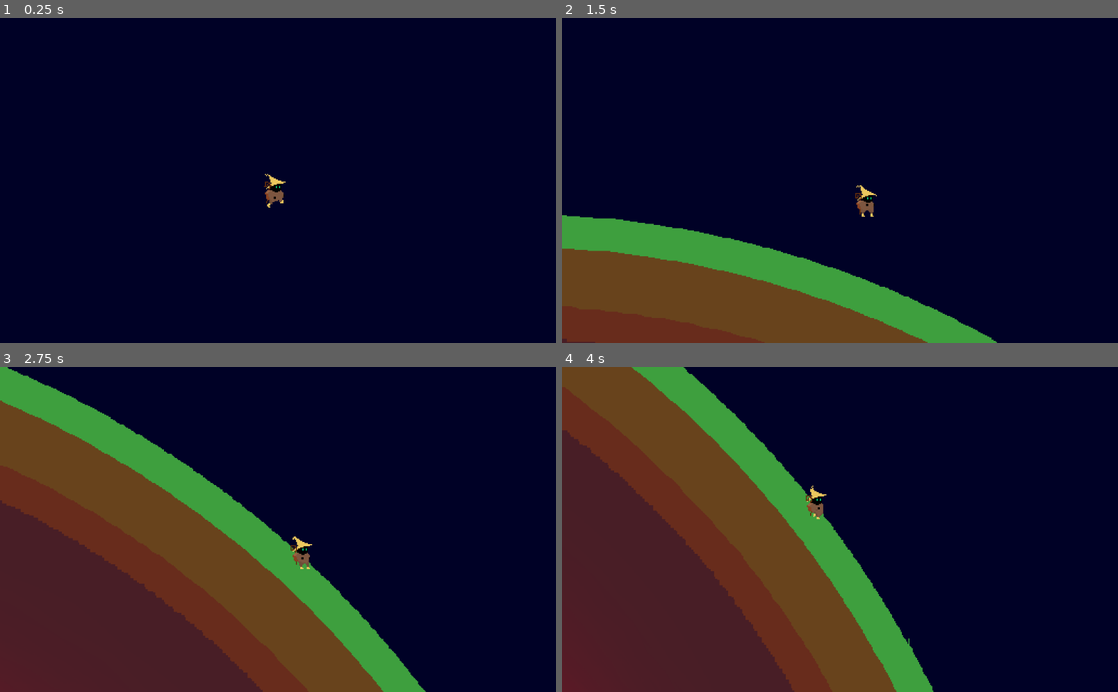
Above: before the commit, frames 1-4 (two rows, left to right).
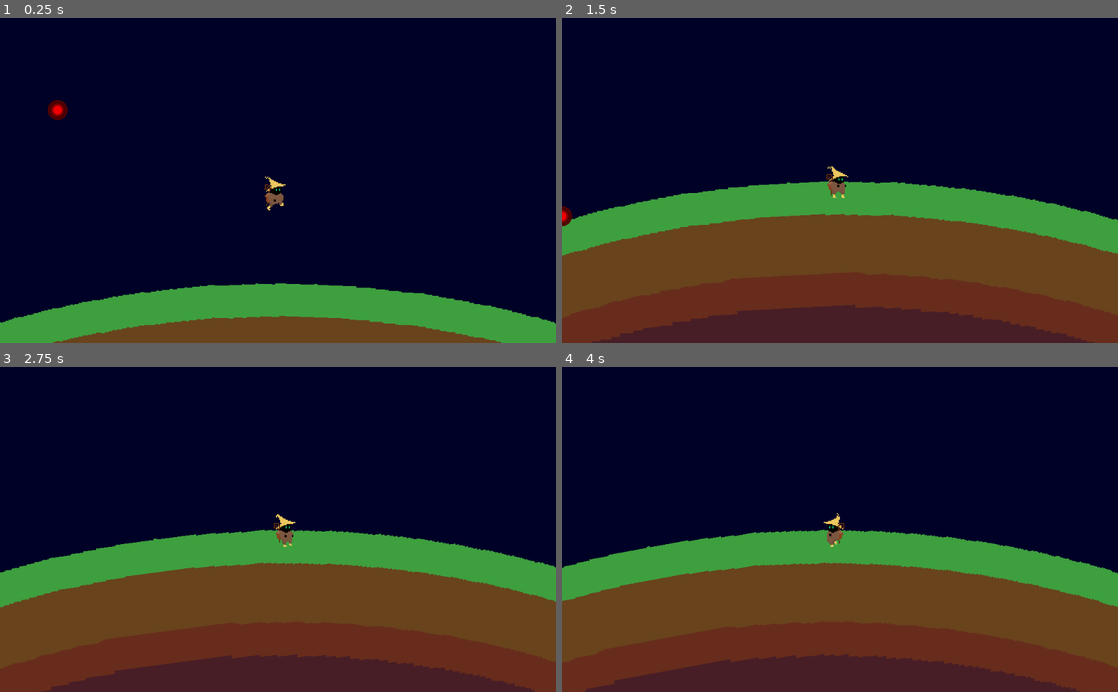
Above: after the commit, the same moments.

Repository: leorr/space
Game: Godot game, scene res://Scenes/Test_Level.tscn
Two runs of this game, one before a commit and one after it. Both use one fixed random seed, a clock stepped at 60 frames per second and the inputs below.
Inputs:
- Up to frame 1 (0.25 s): no input
- Up to frame 2 (1.5 s): hold Right (ui_right) 0.53-1.28 s; tap X (ui_jump) at 0.6, 0.77, 1.07, 1.35 s; hold Down (ui_down) from 1.28 s (still down)
- Up to frame 3 (2.75 s): tap X (ui_jump) at 1.52, 1.82, 2.1 s; release Down (ui_down) at 2.03 s; hold Right (ui_right) from 2.03 s (still down)
- Up to frame 4 (4 s): tap X (ui_jump) at 2.85, 3.02, 3.32, 3.6, 3.77 s; release Right (ui_right) at 3.53 s; hold Left (ui_left) from 3.53 s (still down)

The runs differ from the first frame. In frame 1, 15% of the frame differs, in the area x 0-100%, y 25-100%; in frame 2, 37%; in frame 3, 52%; in frame 4, 57%, in the area x 0-100%, y 0-100%.

Commit message:
2020/07/01 17:46

Diff:
--- a/Scenes/Planet.tscn
+++ b/Scenes/Planet.tscn
@@ -1,7 +1,6 @@
-[gd_scene load_steps=6 format=2]
+[gd_scene load_steps=5 format=2]
 
 [ext_resource path="res://Assets/planet.png" type="Texture" id=1]
-[ext_resource path="res://Scripts/old_shit/Gravity.gd" type="Script" id=2]
 
 [sub_resource type="PhysicsMaterial" id=1]
 
@@ -25,13 +24,12 @@
 shape = SubResource( 2 )
 
 [node name="Gravity" type="Area2D" parent="."]
+position = Vector2( -7, 0 )
 space_override = 1
 gravity_point = true
-gravity_distance_scale = 0.002
 gravity_vec = Vector2( 0, 0 )
-gravity = 1024.0
-script = ExtResource( 2 )
+gravity = 900.0
 
 [node name="Gravity_Area" type="CollisionShape2D" parent="Gravity"]
-scale = Vector2( 4000, 4000 )
+scale = Vector2( 500, 500 )
 shape = SubResource( 3 )
--- a/Scenes/Player.tscn
+++ b/Scenes/Player.tscn
@@ -17,6 +17,7 @@
 [ext_resource path="res://Assets/player/Walking5.png" type="Texture" id=16]
 
 [sub_resource type="PhysicsMaterial" id=1]
+absorbent = true
 
 [sub_resource type="SpriteFrames" id=2]
 animations = [ {
@@ -31,14 +32,12 @@
 "speed": 5.0
 } ]
 
-[sub_resource type="RectangleShape2D" id=3]
+[sub_resource type="CircleShape2D" id=3]
 
 [node name="Player" type="RigidBody2D"]
 mode = 2
 mass = 80.0
 physics_material_override = SubResource( 1 )
-gravity_scale = 8.0
-continuous_cd = 1
 contacts_reported = 10
 contact_monitor = true
 can_sleep = false
@@ -50,9 +49,10 @@
 animation = "Walking"
 frame = 6
 playing = true
+flip_h = true
 
 [node name="CollisionShape2D" type="CollisionShape2D" parent="."]
-position = Vector2( -3, 3 )
+position = Vector2( 0, 6 )
 shape = SubResource( 3 )
 
 [node name="Camera2D" type="Camera2D" parent="."]
--- a/Scenes/Test_Ball.tscn
+++ b/Scenes/Test_Ball.tscn
@@ -1,17 +1,22 @@
-[gd_scene load_steps=3 format=2]
+[gd_scene load_steps=4 format=2]
 
 [ext_resource path="res://Assets/planet.png" type="Texture" id=1]
 
+[sub_resource type="PhysicsMaterial" id=2]
+friction = 0.1
+bounce = 0.5
+
 [sub_resource type="CircleShape2D" id=1]
-radius = 515.0
+radius = 9.16165
 
 [node name="Test_Ball" type="RigidBody2D"]
-mass = 30.0
+mass = 2.0
+physics_material_override = SubResource( 2 )
 
 [node name="CollisionShape2D" type="CollisionShape2D" parent="."]
 shape = SubResource( 1 )
 
 [node name="Sprite" type="Sprite" parent="."]
 modulate = Color( 1, 0, 0, 0.937255 )
-scale = Vector2( 0.166, 0.166 )
+scale = Vector2( 0.01, 0.01 )
 texture = ExtResource( 1 )
--- a/Scenes/Test_Level.tscn
+++ b/Scenes/Test_Level.tscn
@@ -1,19 +1,16 @@
-[gd_scene load_steps=3 format=2]
+[gd_scene load_steps=4 format=2]
 
 [ext_resource path="res://Scenes/Planet.tscn" type="PackedScene" id=1]
 [ext_resource path="res://Scenes/Player.tscn" type="PackedScene" id=2]
+[ext_resource path="res://Scenes/Test_Ball.tscn" type="PackedScene" id=3]
 
 [node name="Root" type="Node2D"]
 
+[node name="Planet" parent="." instance=ExtResource( 1 )]
+position = Vector2( 2650.4, -659.921 )
+
 [node name="Player" parent="." instance=ExtResource( 2 )]
-position = Vector2( 2601.73, -705.212 )
-z_index = 99
-run_speed = 400.0
-air_speed = 10.0
-jump_force = 500.0
+position = Vector2( 2611.02, -1689.95 )
 
-[node name="Planet2" parent="." instance=ExtResource( 1 )]
-show_behind_parent = true
-light_mask = 2
-position = Vector2( 2620.64, 433.413 )
-z_index = -4096
+[node name="Test_Ball" parent="." instance=ExtResource( 3 )]
+position = Vector2( 2400.71, -1757.83 )
--- a/Scripts/RigidPlayer.gd
+++ b/Scripts/RigidPlayer.gd
@@ -1,7 +1,6 @@
 extends RigidBody2D
 
 onready var planets = get_tree().get_nodes_in_group("Planet")
-onready var gravity = (get_position() - planets[0].get_position()).normalized()
 onready var animator = get_node("anim_player")
 
 enum{
@@ -14,23 +13,28 @@
 	RUN:[IDLE],
 }
 
-export var run_speed := 400.0
+export var run_speed := 4000.0
 export var air_speed := 10.0
 export var jump_force := 500.0
 
 var _state: int = IDLE
 var _pstate: int = 99
+var move_direction = Vector2()
+var flip : bool = false
 
 var states_strings := {
 	IDLE: "idle",
 	RUN: "run",
 }
 
+func _process(_delta):
+	move_direction = get_move_direction()
+	set_flip()
+
 func _integrate_forces(state: Physics2DDirectBodyState) -> void:
 	#var grounded := state.get_contact_count() > 0
-	var move_direction := get_move_direction()
-
-	print("pstate:", _pstate , " state:", _state, "\n")
+	#print("pstate:", _pstate , " state:", _state, "\n")
+	rotate((get_position() - planets[0].get_position()).normalized().angle_to(Vector2(0,-1))*-1)
 	match _state:
 		IDLE:
 			if move_direction:
@@ -38,8 +42,8 @@
 		RUN:
 			if not move_direction:
 				change_state(IDLE)
-			else:
-				state.linear_velocity = move_direction * run_speed
+			elif linear_velocity.length() < 100:
+				state.apply_central_impulse(move_direction*run_speed*0.5)
 
 func change_state(target_state: int) -> void:
 	if (not target_state in _transitions[_state]) or _pstate == _state:
@@ -54,6 +58,15 @@
 			animator.play("Idle")
 		RUN:
 			animator.play("Walking")
+
 func get_move_direction() -> Vector2:
-	return (get_position() - planets[0].get_position()).normalized().tangent() * (-Input.get_action_strength("ui_right") +Input.get_action_strength("ui_left"))
-	#here i need to get the vector tangent to the gravity.
+	return (get_position() - planets[0].get_position()).normalized().tangent() * (
+			-Input.get_action_strength("ui_right") + Input.get_action_strength("ui_left"))
+
+func set_flip() -> void:
+	if Input.is_action_pressed("ui_left"):
+		flip=1
+	elif Input.is_action_pressed("ui_right"):
+		flip=0
+	animator.set_flip_h(flip)
+	return
--- a/Scripts/State_Machine.gd
+++ /dev/null
@@ -1,39 +0,0 @@
-extends  Node
-class_name StateMachine
-
-var state = null setget set_state
-var previous_state = null
-var states = {}
-
-onready var parent = get_parent()
-
-
-func _process(delta):
-	if state != null:
-		_refresh(delta)
-		var transition = _update_state(delta)
-		if transition != null:
-			set_state(transition)
-# called every frame
-func _refresh(_delta):
-	pass
-
-func _update_state(_delta):
-	return null
-
-func _enter_state(_new_state,_old_state):
-	pass
-
-func _exit_state(_old_state,_new_state):
-	pass
-
-func set_state(new_state):
-	previous_state = state
-	state = new_state
-	if previous_state != null:
-		_exit_state(previous_state, new_state)
-	if new_state != null :
-		_enter_state(new_state,previous_state)
-
-func add_state(state_name):
-	states[state_name] = states.size()
--- a/Scripts/old_shit/Gravity.gd
+++ /dev/null
@@ -1,17 +0,0 @@
-extends Area2D
-
-#var objects = []
-#var d_sqrd
-#
-#func _physics_process(_delta):
-#	if objects.size() >= 2:
-#		d_sqrd = pow((get_position() - objects[0].get_position()).length(),2)
-#		print((get_position() - objects[0].get_position()))
-#
-#
-#
-#func _on_Gravity_body_entered(body):
-#	objects.append(body)
-#func _ready():
-#	set_gravity(20000)
-#	set_gravity_distance_scale(0.000)
--- a/Scripts/old_shit/PlayerFSM.gd
+++ /dev/null
@@ -1,46 +0,0 @@
-extends "res://Scripts/State_Machine.gd"
-
-var flip = 0
-onready var animator = parent.get_node("anim_player")
-
-func _ready():
-	add_state("idle")
-	add_state("walking")
-	call_deferred("set_state",states.idle)
-
-
-func _refresh(_delta):
-	parent.set_z_index(parent.get_position().y)
-
-func _update_state(_delta):
-	match state:
-		states.idle:
-			parent._handle_move_input()
-			if parent.motion.x != 0 || parent.motion.y !=0 :
-				return states.walking
-
-		states.walking:
-			parent._handle_move_input()
-			if parent.motion.x == 0 && parent.motion.y ==0 :
-				parent._handle_move_input()
-				return states.idle
-			else:
-				if  Input.is_action_pressed("ui_right"):
-					flip = 1
-				elif Input.is_action_pressed("ui_left"):
-					flip = 0
-				return states.walking
-
-func _enter_state(new_state,_old_state):
-	match new_state:
-		states.idle:
-				animator.play("Idle")
-
-		states.walking:
-			match flip:
-				0:
-					animator.play("Walking")
-					animator.set_flip_h(true)
-				1:
-					animator.play("Walking")
-					animator.set_flip_h(false)
--- a/Scripts/old_shit/Player_RB2D.gd
+++ /dev/null
@@ -1,40 +0,0 @@
-#TODO motion needs to do ONLY the tangent to the gravity vector, chaging the sides
-#and then i can make x do jump, being the oposite vector to gravity
-extends RigidBody2D
-
-var motion = Vector2()
-var speed = 50
-var planets = []
-var current_gravity = Vector2()
-
-func _ready():
-	planets = get_tree().get_nodes_in_group("Planet")
-	current_gravity = (get_position() - planets[0].get_position())
-
-func _physics_process(_delta):
-		current_gravity = (get_position() - planets[0].get_position()).normalized()
-
-
-func _integrate_forces(state: Physics2DDirectBodyState):
-	rotate(current_gravity.angle_to(Vector2(0,-1))*-1)
-
-func _handle_move_input():
-	motion = Vector2(0,0)
-	if Input.is_action_pressed("ui_right"):
-			motion = current_gravity.tangent().normalized() * -1
-		#motion.x+=-1
-	if Input.is_action_pressed("ui_left"):
-		#motion.x+=1
-		motion = current_gravity.tangent().normalized()
-#	if Input.is_action_just_pressed("ui_jump"):
-		#should inform physics_process to perform a impulse oposite to gravity
-#		motion=(current_gravity+motion.normalized()*1.5)*speed*10
-#		return
-	#if Input.is_action_pressed("ui_down"):
-	#	motion.y += 1
-	motion= motion.normalized() * speed
-
-func _check_gravityu():
-	for i in planets:
-		if abs(current_gravity.length()) <= abs((get_position() - i.get_position()).length()):
-			current_gravity = (get_position() - i.get_position()).normalized()
--- a/project.godot
+++ b/project.godot
@@ -8,21 +8,15 @@
 
 config_version=4
 
-_global_script_classes=[ {
-"base": "Node",
-"class": "StateMachine",
-"language": "GDScript",
-"path": "res://Scripts/State_Machine.gd"
-} ]
+_global_script_classes=[  ]
 _global_script_class_icons={
-"StateMachine": ""
+
 }
 
 [application]
 
 config/name="space"
 run/main_scene="res://Scenes/Test_Level.tscn"
-run/low_processor_mode=true
 
 [importer_defaults]
 
@@ -57,6 +51,8 @@
 
 [physics]
 
+common/physics_fps=240
+common/physics_jitter_fix=0.25
 2d/physics_engine="GodotPhysics"
 2d/thread_model=2
 2d/default_gravity_vector=Vector2( 0, 0 )
@@ -64,11 +60,9 @@
 [rendering]
 
 quality/driver/driver_name="GLES2"
-quality/intended_usage/framebuffer_allocation=0
+quality/intended_usage/framebuffer_allocation=1
 quality/intended_usage/framebuffer_allocation.mobile=0
-quality/2d/use_pixel_snap=true
 threads/thread_model=2
-quality/filters/use_nearest_mipmap_filter=true
 environment/default_clear_color=Color( 0, 0.00392157, 0.14902, 1 )
 environment/default_environment="res://default_env.tres"
 quality/filters/anisotropic_filter_level=1
Binary file changed: Assets/player/Walking1.png
Binary file changed: Assets/player/Walking3.png
Binary file changed: Assets/player/Walking5.png
Binary file changed: Assets/player/Walking6.png
Binary file changed: Assets/player/Walking7.png
